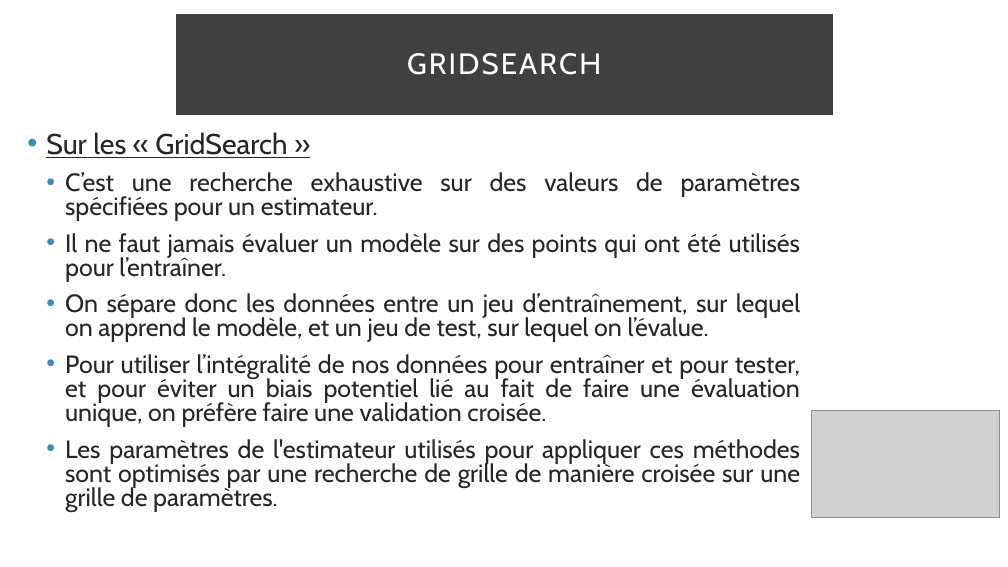
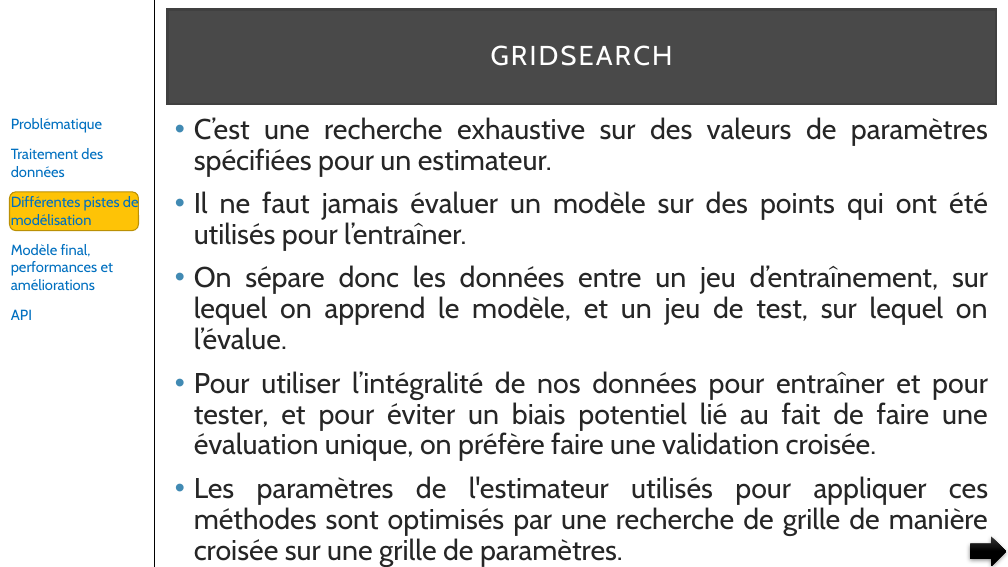
Before and after one commit to pfroide/python, a slide deck: slide 29 of Projet_4/p4.pptx (slide 28 before the commit). Drawn at 1008x567 pixels with LibreOffice and Linux fonts; fonts in the diff are those of the drawing; grey boxes stand for pictures. Boxes give left, top, right and bottom in pixels: in the first picture for what was removed or moved away, otherwise in the second. Text is boxed around its words. In the diff, an @@ line names an element or a change of style, - is before the commit and + after.

Commit message:
Version finale

```diff
--- a/Projet_4/p4.pptx
+++ b/Projet_4/p4.pptx
@@ line added from (154, 0) to (154, 567), #000000 1 pt @@
@@ title "GRIDSEARCH": place and size @@
-title "GRIDSEARCH" at [177,16,832,114]
+title "GRIDSEARCH" at [167,10,996,104]
@@ title "GRIDSEARCH" at [167,10,996,104]: size 28 to 26 pt; fill #000000 at 75% opacity to #0D0D0D at 75% opacity @@
@@ text added at [11,118,139,320], 14 pt, text #0070C0 @@
+Problématique
+Traitement des données
+Différentes pistes de modélisation
+Modèle final, performances et améliorations
+API
@@ text "C’est une recherche exhaustive sur ...": place and size @@
-text "C’est une recherche exhaustive sur ..." at [46,132,801,511]
+text "C’est une recherche exhaustive sur ..." at [194,117,988,567]
@@ text "C’est une recherche exhaustive sur ..." at [194,117,988,567]: size 23.8 to 27.2 pt; list level 2 to 1 in "C’est une recherche exhaustive sur ..."; line spacing 0.8 to 0.9; list level 2 to 1 in "Il ne faut jamais évaluer ..."; list level 2 to 1 in "On sépare donc les données ..."; list level 2 to 1 in "Pour utiliser l’intégralité de nos ..."; list level 2 to 1 in "Les paramètres de l'estimateur utilisés ..." @@
@@ text at [46,132,287,158]: paragraph removed @@
-• Sur les « GridSearch »
@@ rounded rectangle added at [10,192,139,231], fill #FEC306, outline #BC9004 1 pt @@
@@ picture removed at [811,411,1000,517] @@
@@ right arrow added at [971,537,1006,566], fill gradient #393939 to #000000 @@
```
Also in this commit, not shown: 27 other slides changed, 10 slides added, 6 slides removed.
